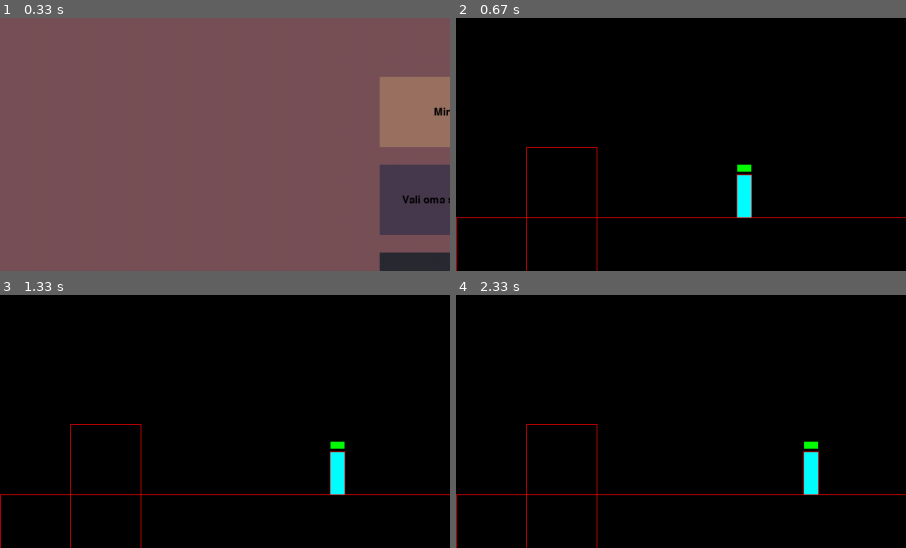
Above: before the commit, frames 1-4 (two rows, left to right).
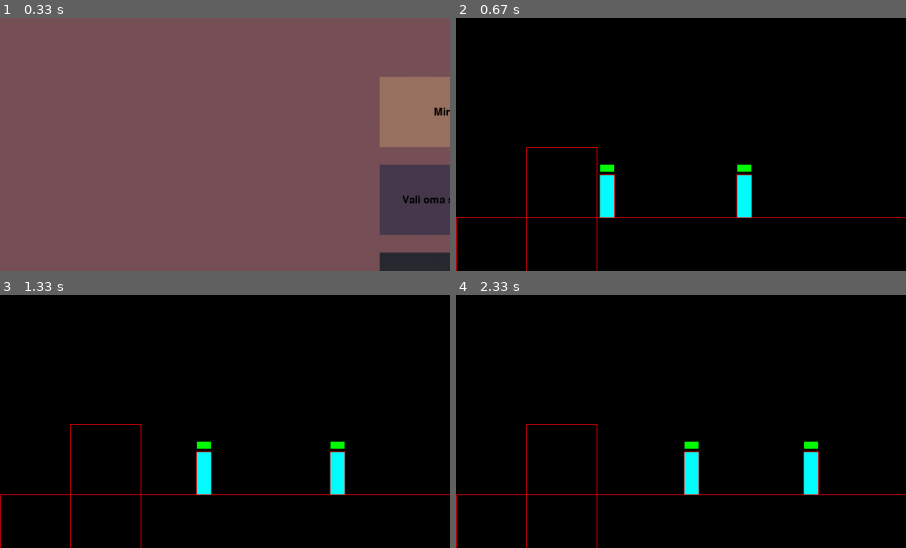
Above: after the commit, the same moments.

Repository: KarupoegPuhh/2020-projekt
Game: pygame game, started from MAIN.py
Same seed, same stepped clock (60 frames per second), same inputs: the game is played once before the commit and once after it.
Inputs:
- Up to frame 1 (0.33 s): no input
- Up to frame 2 (0.67 s): click "Minek!" at 0.38 s
- Up to frame 3 (1.33 s): tap Space at 0.67, 1.07 s; hold D from 1 s (still down)
- Up to frame 4 (2.33 s): tap Space at 1.37, 1.57, 1.9, 2.2 s; release D at 1.47 s; hold W 1.5-1.8 s; hold D 1.83-2.3 s
The pictures show only the part of the screen within x 0-50%, y 30-80%; the shares and areas given below are measured in that part.

Frame 1 is identical in both runs. In frame 2, 0.7% of the frame differs, in the area x 31-36%, y 57-80%; in frame 3, 0.7%; in frame 4, 0.8%, in the area x 50-55%, y 57-80%.

Commit message:
mdea mis asja ma siin tegin

Diff:
--- a/MAIN.py
+++ b/MAIN.py
@@ -607,8 +607,8 @@
         #Pahad
         paha = Vastane(400, 0, 500, 5, 10,True)
         paha.y = põrand1.y-paha.pikkus
-        #paha1 = Vastane(100, 0, 400, 15, 2,False)
-        #paha1.y = põrand1.y-paha1.pikkus
+        paha1 = Vastane(100, 0, 400, 15, 2,False)
+        paha1.y = põrand1.y-paha1.pikkus
         #Relvad
         ling = Relvad(2, 30, 5, (255,255,255), 15, 1, True)
         hernepüss = Relvad(1, 5, 3, (0,255,0), 20, 0, False)
